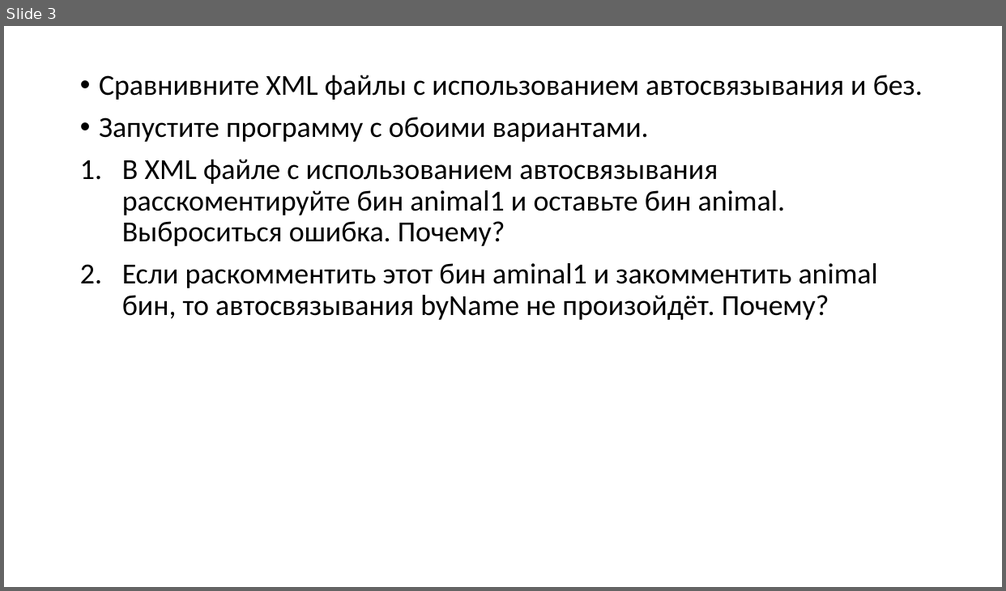
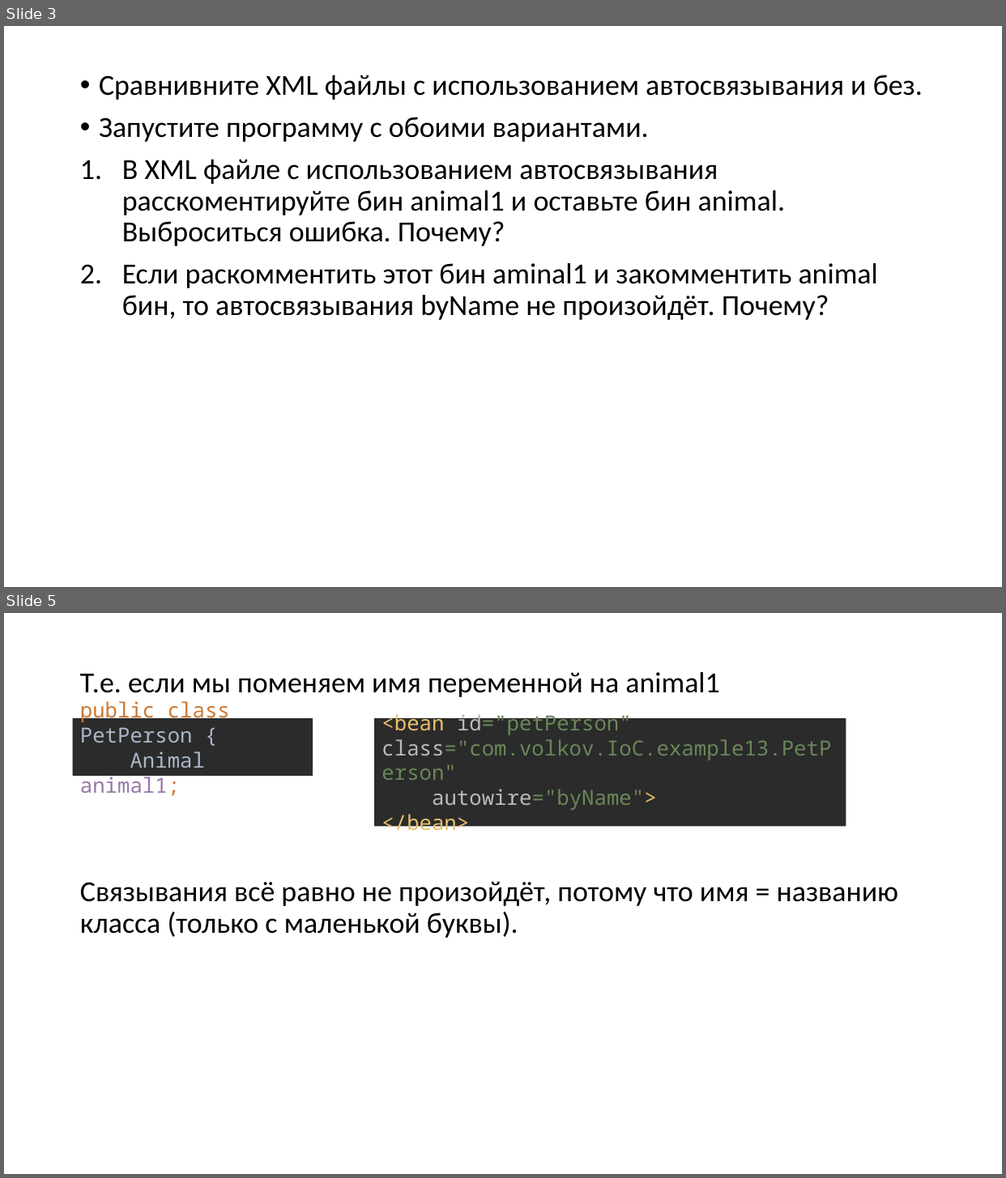
Before and after one commit to Zaudinov/Spring.IoC, a slide deck: presentations/example13.pptx. Shown one above the other, each under a label of ours: slide 3 before the commit, slides 3 and 5 after it; the slides between them are not shown. The pictures are 1006x591 and 1006x1178 pixels, drawn with LibreOffice and Linux fonts; fonts in the diff are those of the drawing. Boxes give left, top, right and bottom in pixels: in the first picture for what was removed or moved away, otherwise in the second. Text is boxed around its words. In the diff, an @@ line names an element or a change of style, - is before the commit and + after.

Commit message:
examples up to 15 were changed, pdf`s added

```diff
--- a/presentations/example13.pptx
+++ b/presentations/example13.pptx
@@ slide 5 added at bbox=[4, 613, 1002, 1174], background #FFFFFF @@
@@ text added at bbox=[80, 672, 898, 938], 28 pt, text #000000 @@
+Т.е. если мы поменяем имя переменной на animal1
+Связывания всё равно не произойдёт, потому что имя = названию класса (только с маленькой буквы).
@@ rectangle added at bbox=[73, 717, 313, 776], fill #2B2B2B, 20 pt, text #A9B7C6 @@
+public class PetPerson {
+Animal animal1;
@@ rectangle added at bbox=[374, 717, 846, 826], fill #2B2B2B, 20 pt, text #6A8759 @@
+<bean id="petPerson" class="com.volkov.IoC.example13.PetPerson"
+autowire="byName">
+</bean>
```
Also in this commit, not shown: 2 slides changed, 43 other files.
